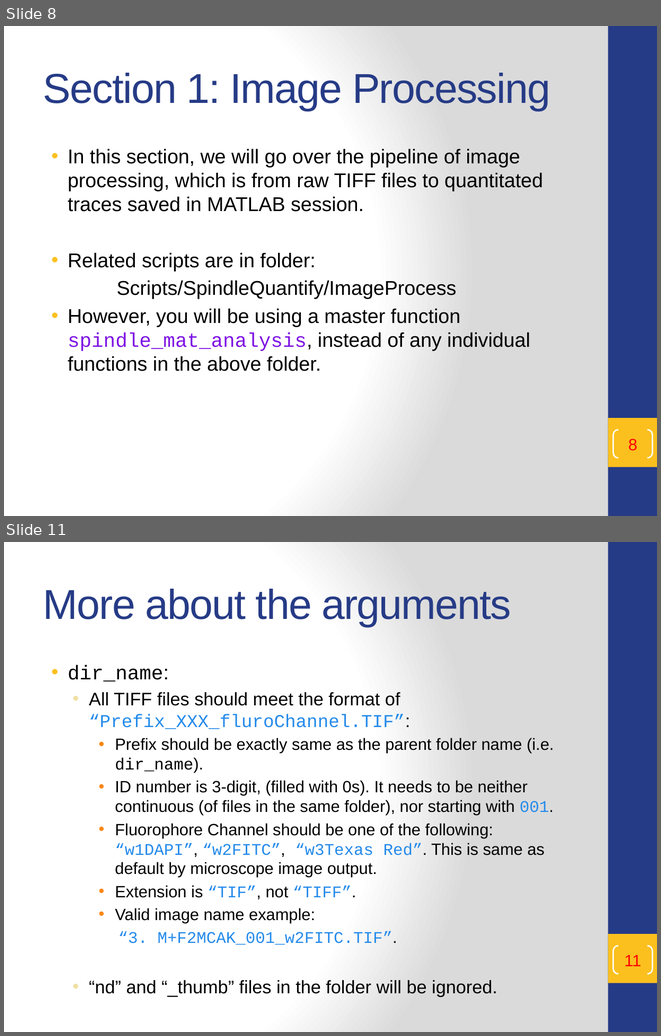
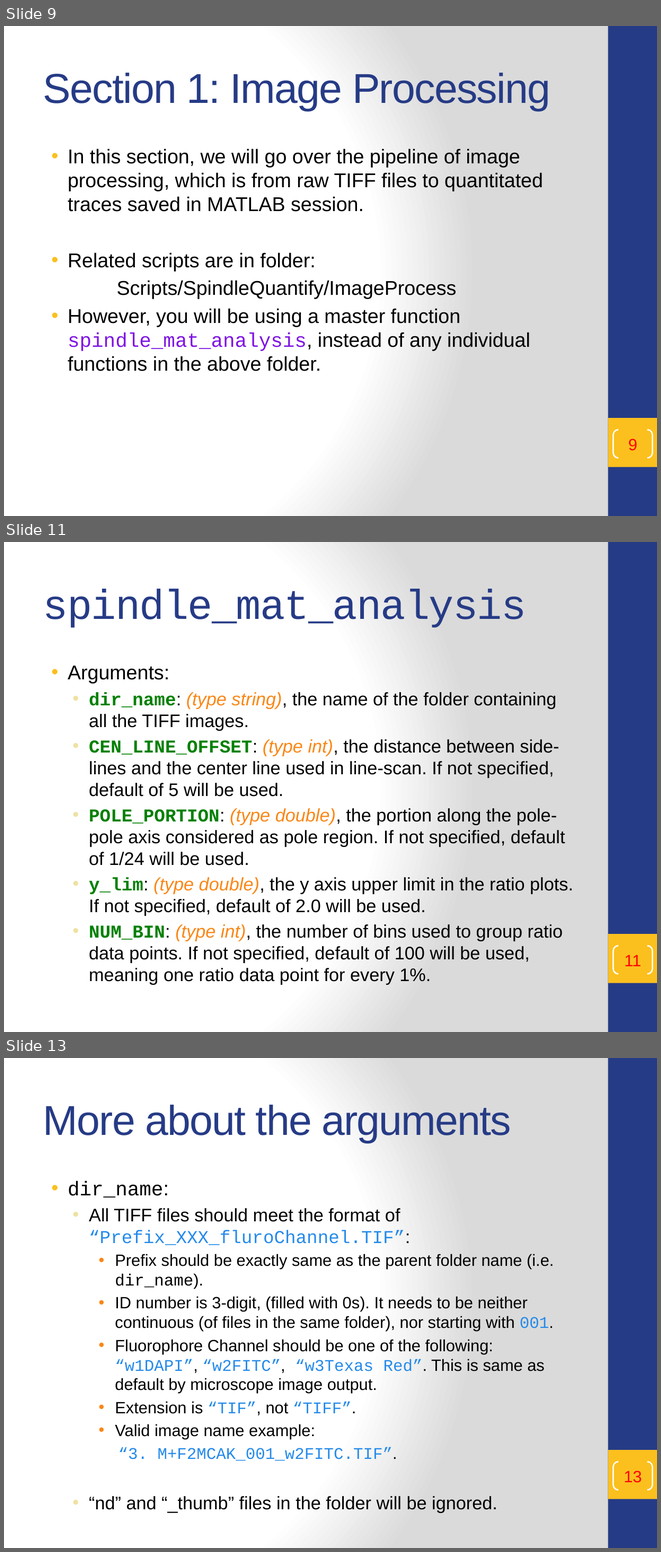
Before and after one commit to t47io/SpindleUtil, a slide deck: Scripts/SpindleQuantify/README.pptx. Shown one above the other, each under a label of ours: slides 8 and 11 before the commit, slides 9, 11 and 13 after it; the slides between them are not shown. The pictures are 661x1036 and 661x1552 pixels, drawn with LibreOffice and Linux fonts; fonts in the diff are those of the drawing. Boxes give left, top, right and bottom in pixels: in the first picture for what was removed or moved away, otherwise in the second. Text is boxed around its words. In the diff, an @@ line names an element or a change of style, - is before the commit and + after.

```diff
--- a/Scripts/SpindleQuantify/README.pptx
+++ b/Scripts/SpindleQuantify/README.pptx
@@ slide 11 added at (x1=4, y1=542, x2=657, y2=1032), background gradient #FFFFFF to #DADADA; not listed: 2 template elements that a slide beside it also shows @@
@@ title added at (x1=43, y1=589, x2=527, y2=628), 46 pt, text #263B86 @@
+spindle_mat_analysis
@@ text added at (x1=68, y1=665, x2=573, y2=984), 20 pt, text #000000 @@
+• Arguments:
+  • dir_name: (type string), the name of the folder containing all the TIFF images.
+  • CEN_LINE_OFFSET: (type int), the distance between side-lines and the center line used in line-scan. If not specified, default of 5 will be used.
+  • POLE_PORTION: (type double), the portion along the pole-pole axis considered as pole region. If not specified, default of 1/24 will be used.
+  • y_lim: (type double), the y axis upper limit in the ratio plots. If not specified, default of 2.0 will be used.
+  • NUM_BIN: (type int), the number of bins used to group ratio data points. If not specified, default of 100 will be used, meaning one ratio data point for every 1%.
@@ page number added at (x1=613, y1=945, x2=652, y2=973), outline #FFFFFF 1.5 pt, 18 pt, text #FF0000 @@
+11
@@ what was slide 8 is now slide 9 @@
@@ page number at (x1=628, y1=438, x2=637, y2=451): text changed @@
-8
+9
@@ what was slide 11 is now slide 13 @@
@@ page number at (x1=624, y1=1470, x2=642, y2=1483): text changed @@
-11
+13
```
Also in this commit, not shown: 9 slides changed, 24 other slides added, 2 other files.
